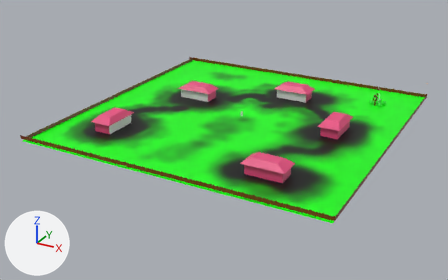
The glTF model public/model/village_map.glb: old version first, new version second.
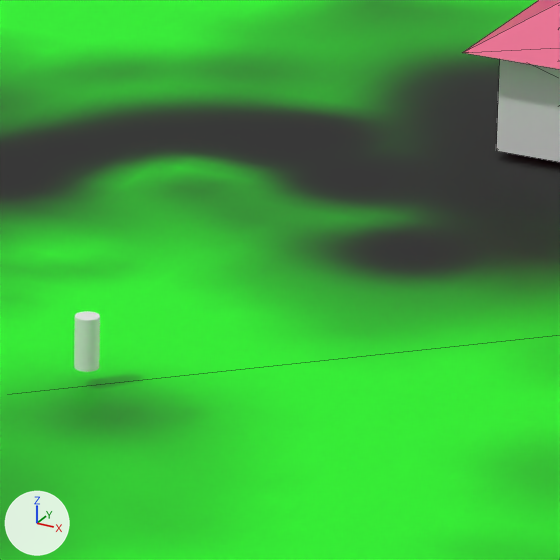
Each version appears first whole from a camera (50 mm lens) standing at (113.2, -221.5, 98.4) and looking at (-6.7, -3.5, -10.6), and next in a close-up on the part from 52% to 63% of the width and 30% to 47% of the height. The axes (+X, +Y, +Z) are drawn at lower left. The lights are the same throughout. The close-ups show mesh edges as thin lines. Where no turn or scale is listed for an object, it has been applied to the vertices.

Script lines for the objects in view, before the commit:
```python
me_cube = bpy.data.meshes.new('Cube')
me_cube.from_pydata(...)  # 16 vertices, 28 faces; spans x -1.16..1.16, y -1.28..1.28, z 0.0..3.07
# faces by material slot: [26, 2]
me_cube.materials.append(mat_material)  # pink #e74d80
me_cube.materials.append(mat_front)  # white #e7e7e7
me_cylinder = bpy.data.meshes.new('Cylinder')
me_cylinder.from_pydata(...)  # a 32-sided cylinder along z spanning x -0.46..0.46, y -0.46..0.46, z -1.0..1.0
me_plane_001 = bpy.data.meshes.new('Plane.001')
me_plane_001.from_pydata(...)  # 4 vertices, 2 faces; spans x -64.0..64.0, y -64.0..64.0, z 0.0
me_plane_001.materials.append(mat_ground)  # picture img_ground_base_color
ob_house = bpy.data.objects.new('House', me_cube)
ob_house.location = (10.13, 33.37, 0.22)
ob_house.scale = (7.25, 3.62, 2.11)
ob_plane = bpy.data.objects.new('Plane', me_plane_001)
ob_plane.location = (0.0, 0.0, 0.0)
ob_player = bpy.data.objects.new('Player', me_cylinder)
ob_player.location = (0.0, 0.0, 1.73)
```
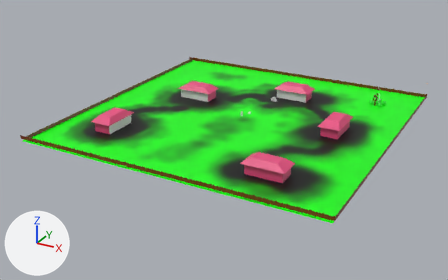
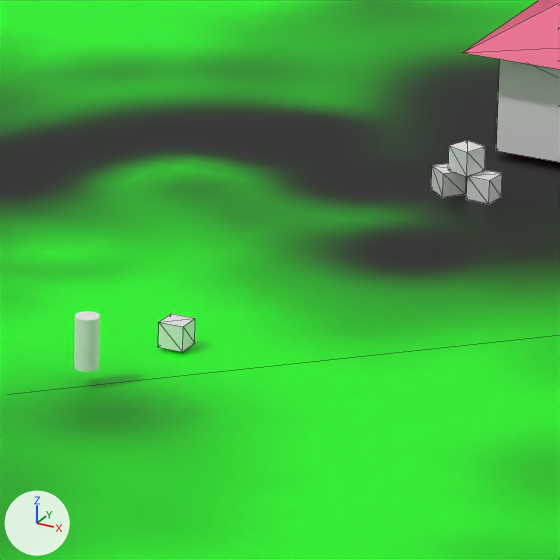
Pixel boxes (x1, y1, x2, y2) of what changed, in the close-ups (560 x 560 px):
'ModelWoodenBox', added: after (158, 314, 195, 352)
'ModelWoodenBox.003', added: after (448, 140, 485, 177)
'ModelWoodenBox.002', added: after (466, 170, 502, 203)
'ModelWoodenBox.001', added: after (431, 163, 466, 197)

Patch to the scene script:
```diff
--- a/public/model/village_map.glb.py
+++ b/public/model/village_map.glb.py
@@ me_cube_001 @@
+me_cube_001.from_pydata(...)  # a box spanning x -0.5..0.5, y -0.5..0.5, z -0.5..0.5
@@ ob_modelwoodenbox_003 @@
+ob_modelwoodenbox_003 = bpy.data.objects.new('ModelWoodenBox.003', me_cube_001)
+ob_modelwoodenbox_003.location = (3.64, 25.19, 1.48)
+ob_modelwoodenbox_003.rotation_euler = (0.0, 0.0, -1.917)  # degrees (0, 0, -110)
@@ ob_modelwoodenbox_002 @@
+ob_modelwoodenbox_002 = bpy.data.objects.new('ModelWoodenBox.002', me_cube_001)
+ob_modelwoodenbox_002.location = (4.42, 25.19, 0.45)
+ob_modelwoodenbox_002.rotation_euler = (0.0, 0.0, -0.0717)  # degrees (0, 0, -4.1)
@@ ob_modelwoodenbox_001 @@
+ob_modelwoodenbox_001 = bpy.data.objects.new('ModelWoodenBox.001', me_cube_001)
+ob_modelwoodenbox_001.location = (2.91, 25.19, 0.45)
+ob_modelwoodenbox_001.rotation_euler = (0.0, 0.0, -0.679)  # degrees (0, 0, -39)
@@ ob_modelwoodenbox @@
+ob_modelwoodenbox = bpy.data.objects.new('ModelWoodenBox', me_cube_001)
+ob_modelwoodenbox.location = (1.2, 4.92, 0.62)
```
